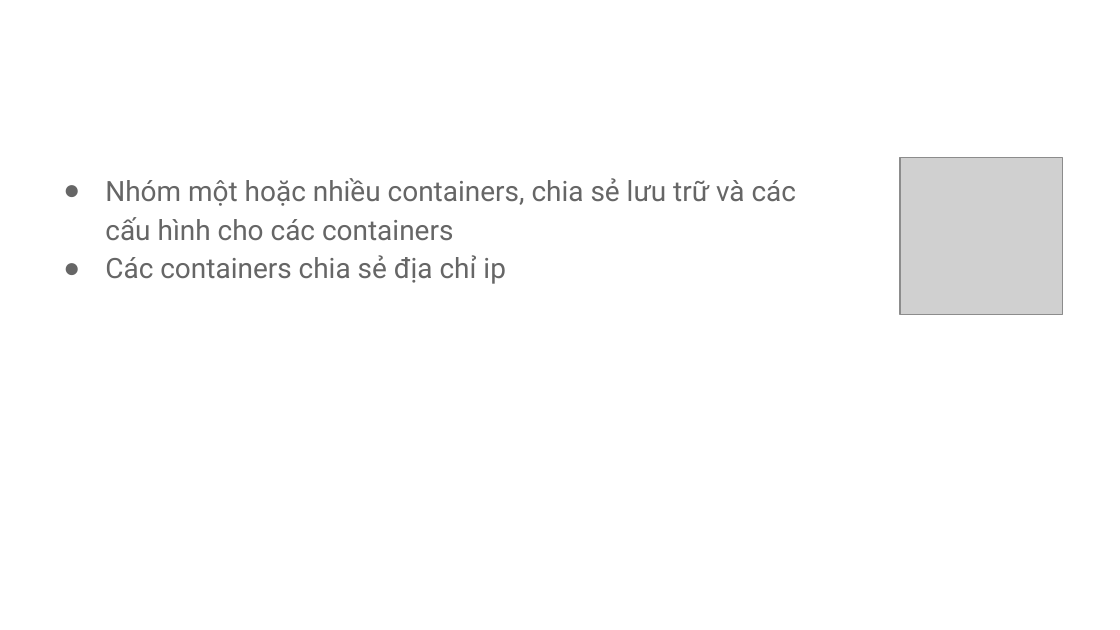
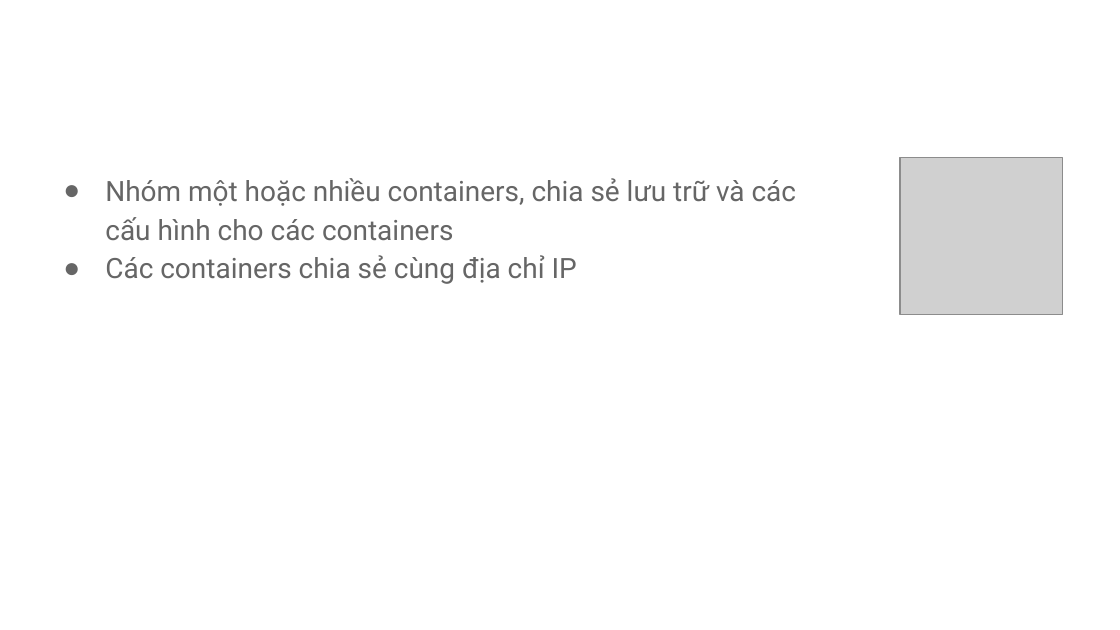
Before and after one commit to tungvt-my-personal-project/learn-kubernetes, a slide deck: slide 26 of slide-dao-tao/Kubernetes-cho-người-mới-bắt-đầu.pptx (slide 22 before the commit). Drawn at 1120x630 pixels with LibreOffice and Linux fonts; fonts in the diff are those of the drawing; grey boxes stand for pictures; background and template pictures are left out. Boxes give left, top, right and bottom in pixels: in the first picture for what was removed or moved away, otherwise in the second. Text is boxed around its words. In the diff, an @@ line names an element or a change of style, - is before the commit and + after.

```diff
--- a/slide-dao-tao/Kubernetes-cho-người-mới-bắt-đầu.pptx
+++ b/slide-dao-tao/Kubernetes-cho-người-mới-bắt-đầu.pptx
@@ text at (105,255,577,284): text changed @@
-● Các containers chia sẻ địa chỉ ip
+● Các containers chia sẻ cùng địa chỉ IP
```
Also in this commit, not shown: 7 other slides changed, 9 slides added.
